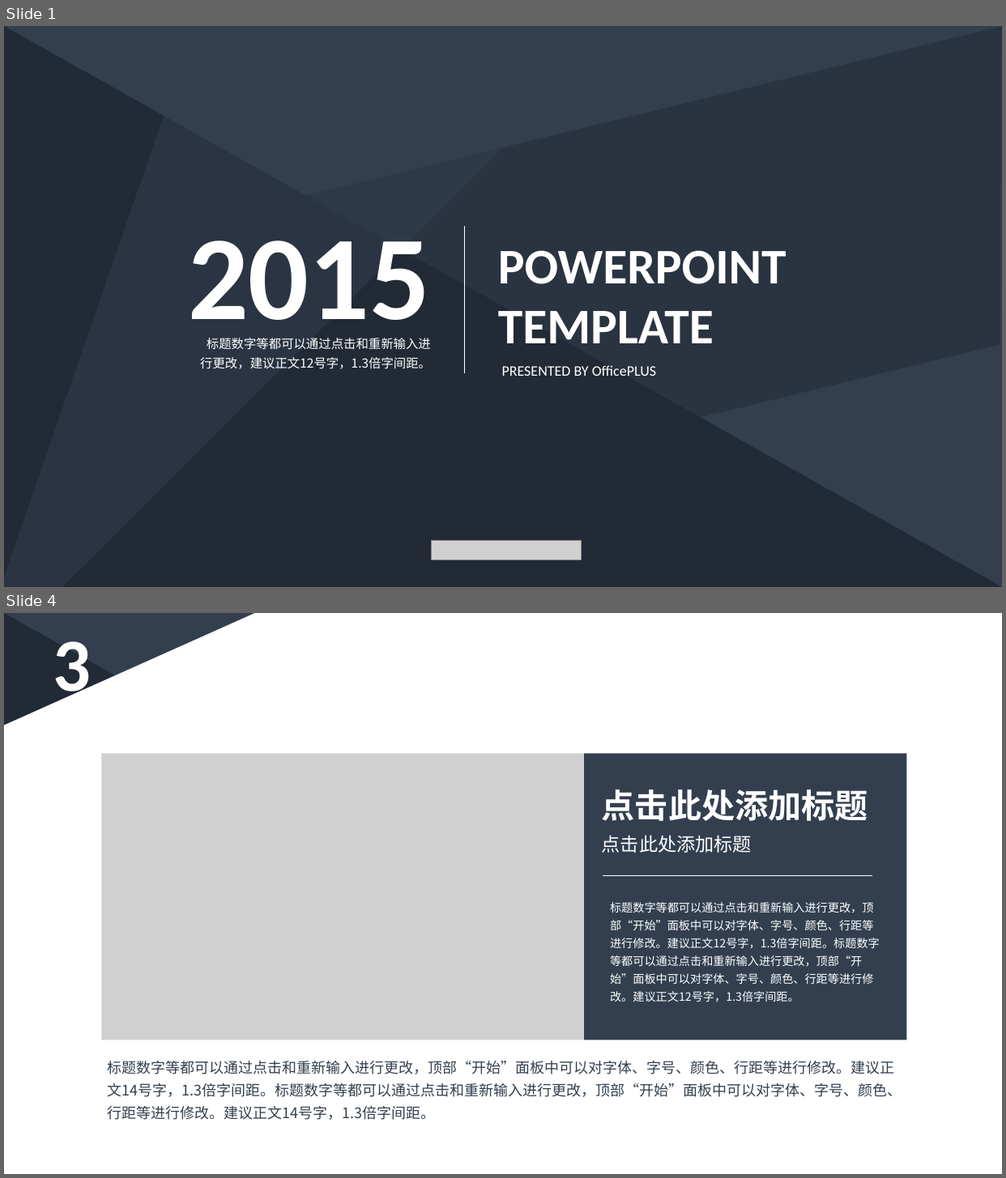
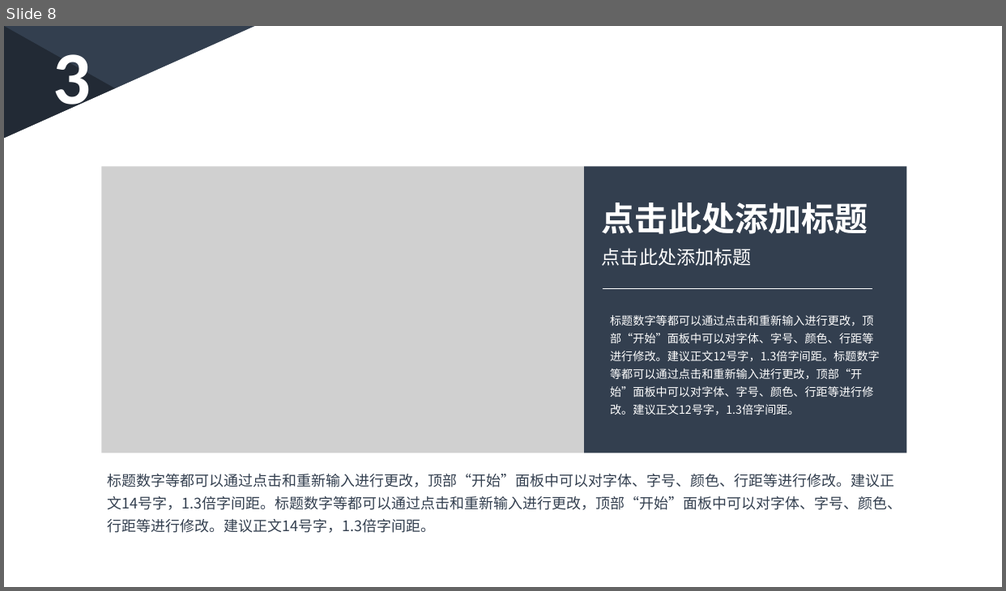
Before and after one commit to PRD2018-G03/PRD2018-G03-SoftwareEngineeringProject, a slide deck: 非受控文档/2_叶柏成/PPT/深蓝低调稳重商务PPT模板.pptx. Shown one above the other, each under a label of ours: slides 1 and 4 before the commit, slide 8 after it; the slides between them are not shown. The pictures are 1006x1178 and 1006x591 pixels, drawn with LibreOffice and Linux fonts; fonts in the diff are those of the drawing; grey boxes stand for pictures. Boxes give left, top, right and bottom in pixels: in the first picture for what was removed or moved away, otherwise in the second. Text is boxed around its words. In the diff, an @@ line names an element or a change of style, - is before the commit and + after.

```diff
--- a/非受控文档/2_叶柏成/PPT/深蓝低调稳重商务PPT模板.pptx
+++ b/非受控文档/2_叶柏成/PPT/深蓝低调稳重商务PPT模板.pptx
@@ slide 1 removed at bbox=[4, 26, 1002, 587], background #333F50; not listed: 3 template elements that a slide beside it also shows @@
@@ text removed at bbox=[188, 241, 430, 347] @@
-2015
@@ line removed from (464, 227) to (464, 373) @@
@@ text removed at bbox=[498, 250, 786, 344] @@
-POWERPOINT
-TEMPLATE
@@ text removed at bbox=[200, 338, 431, 369] @@
-标题数字等都可以通过点击和重新输入进行更改，建议正文12号字，1.3倍字间距。
@@ text removed at bbox=[502, 365, 656, 376] @@
-PRESENTED BY OfficePLUS
@@ picture removed at bbox=[432, 540, 582, 561] @@
@@ what was slide 4 is now slide 8 @@
```
Also in this commit, not shown: 6 slides added, 2 other slides removed.
